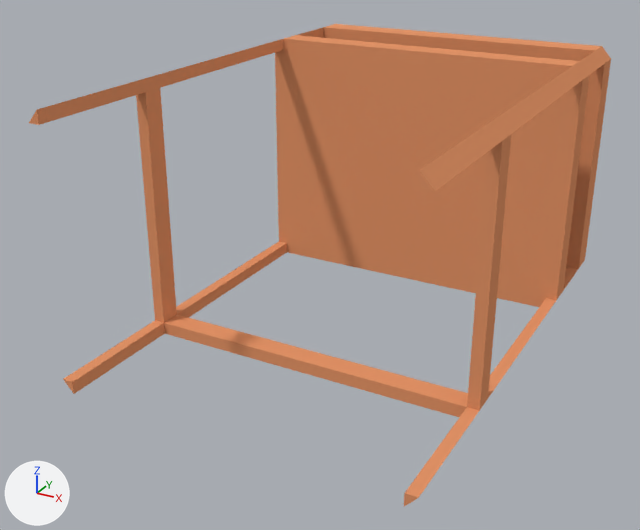
Two versions of the Blender file blend/mesa.blend, one commit apart.
Camera for both pictures: a camera (50 mm lens) standing at (10.52, -14.24, 8.57) and looking at (-0.67, 6.1, -1.6). Every picture has the same lights, and +X, +Y and +Z are marked at lower left.
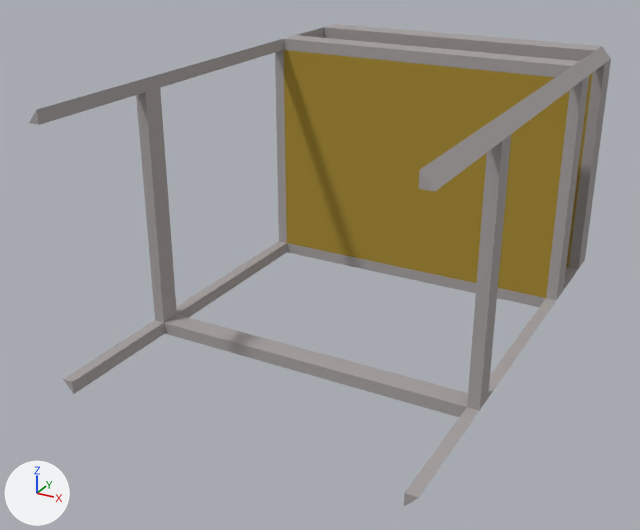
The change in detail:
Material 'Material' (mat_material) changes colour from orange #e59669 to yellow #a88e3c; in linear values from (0.781, 0.304, 0.141) to (0.394, 0.269, 0.0446).
Material 'Ferro' (mat_ferro) is new.
Its base color is (0.394, 0.368, 0.368) (grey #a8a3a3).
me_cube has 84 vertices, 120 faces and spans x -4.25..4.29, y -3.3..3.34, z -7.01..1.0.
me_cube is used by ob_cube; location (0.0, 12.68, 0.0); rotation (-1.57, 0.0, 0.0), in degrees (-90, 0, 0); scale (1.17, 1.13, 1.8).
me_cube part 1: 115 of the faces centred in x -4.25..4.29, y -3.3..3.34, z -7.01..1.0 switch from mat_material (orange #e59669) to mat_ferro (grey #a9a3a3).

Location of each change, [x1, y1, x2, y2] in pixels of the pictures (640 x 530 px):
'Cube', recoloured: [29, 24, 611, 506] in both
